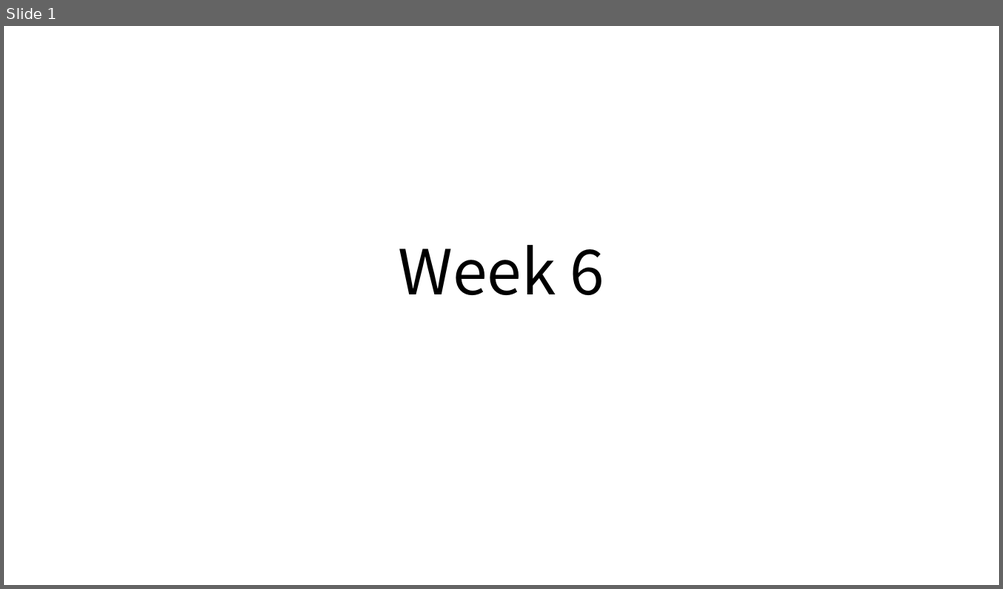
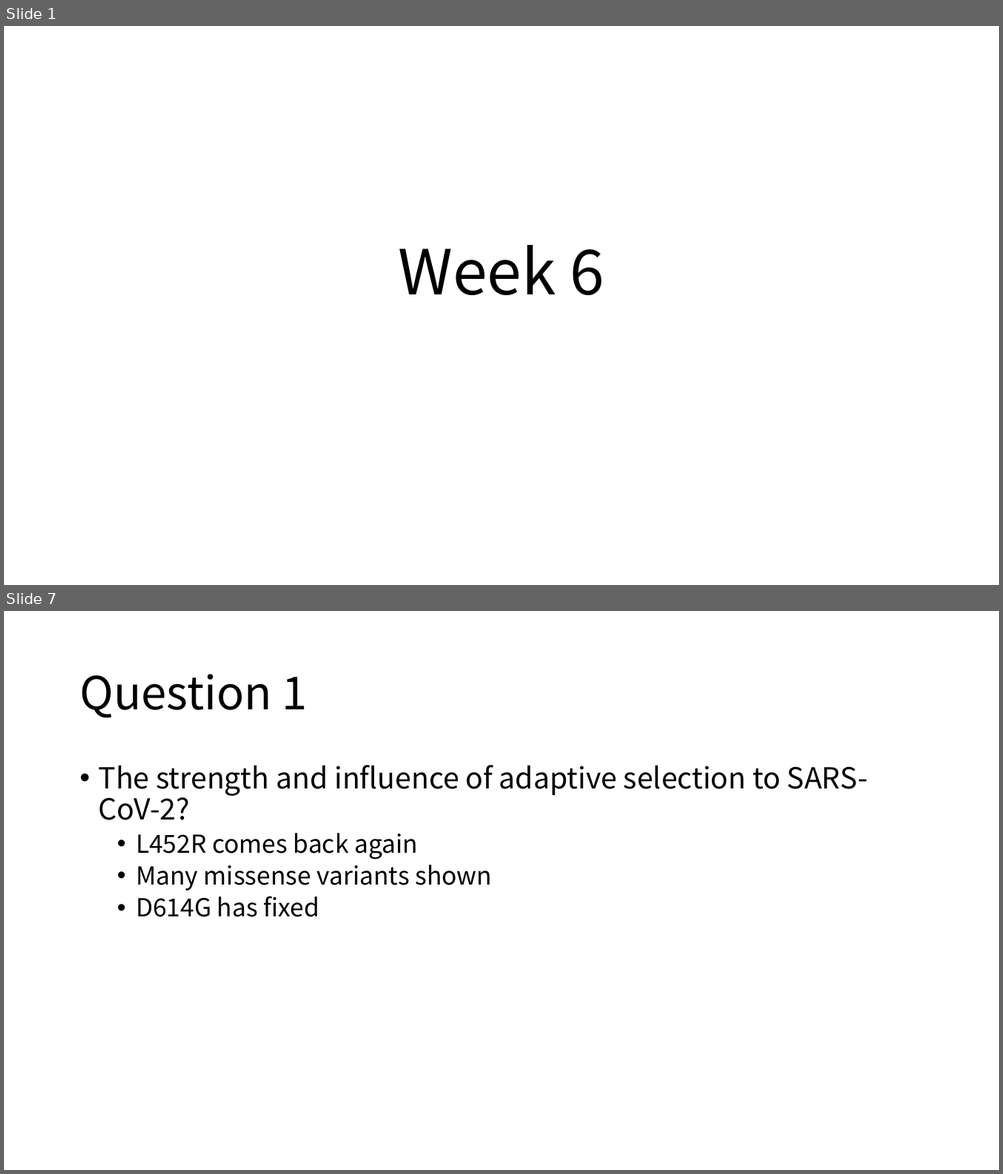
Before and after one commit to KirakiraZLY/Variants-and-mutation-rate-in-SARS-Cov2, a slide deck: DiaryLog/Daily_Week6.pptx. Shown one above the other, each under a label of ours: slide 1 before the commit, slides 1 and 7 after it; the slides between them are not shown. The pictures are 1003x589 and 1003x1174 pixels, drawn with LibreOffice and Linux fonts; fonts in the diff are those of the drawing. Boxes give left, top, right and bottom in pixels: in the first picture for what was removed or moved away, otherwise in the second. Text is boxed around its words. In the diff, an @@ line names an element or a change of style, - is before the commit and + after.

```diff
--- a/DiaryLog/Daily_Week6.pptx
+++ b/DiaryLog/Daily_Week6.pptx
@@ slide 7 added at (4, 611, 999, 1170), background #FFFFFF @@
@@ title added at (79, 674, 307, 718), 44 pt, text #000000 @@
+Question 1
@@ text added at (99, 765, 868, 917), 24 pt, text #000000 @@
+• The strength and influence of adaptive selection to SARS-CoV-2?
+  • L452R comes back again
+  • Many missense variants shown
+  • D614G has fixed
```
Also in this commit, not shown: 1 slide changed, 4 other slides added, 3 other files.
